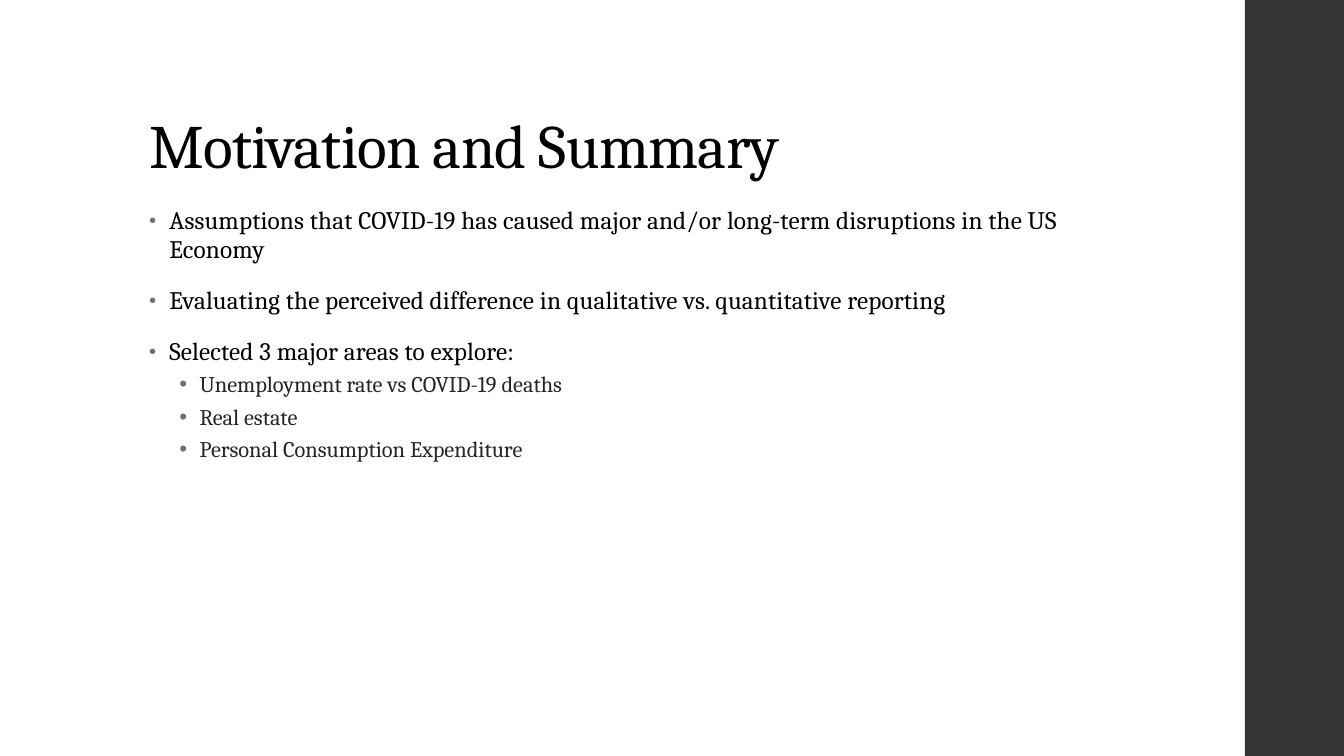
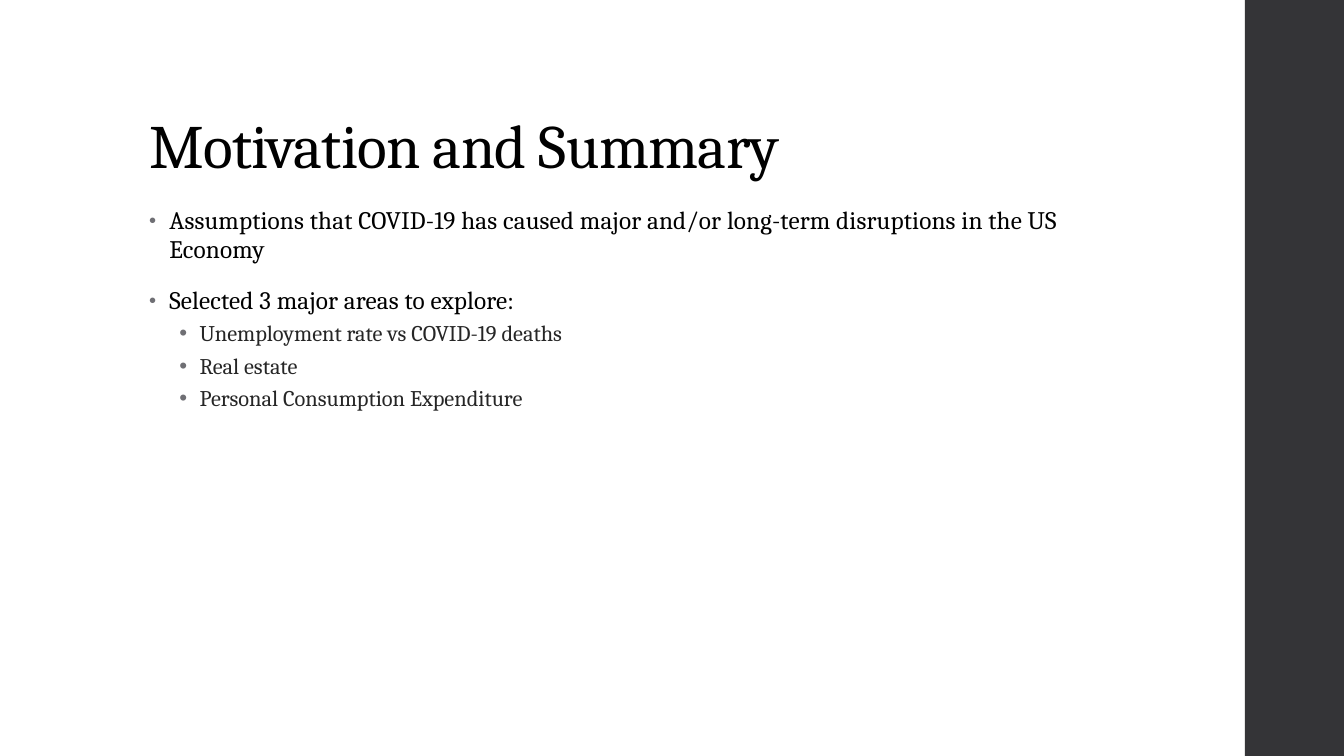
Before and after one commit to priscilla-wong/Project_1, a slide deck: slide 2 of Project_1_Slides.pptx. Drawn at 1344x756 pixels with LibreOffice and Linux fonts; fonts in the diff are those of the drawing. Boxes give left, top, right and bottom in pixels: in the first picture for what was removed or moved away, otherwise in the second. Text is boxed around its words. In the diff, an @@ line names an element or a change of style, - is before the commit and + after.

Commit message:
editing slides

```diff
--- a/Project_1_Slides.pptx
+++ b/Project_1_Slides.pptx
@@ text at <box>169,291,945,315</box>: paragraph removed @@
-• Evaluating the perceived difference in qualitative vs. quantitative reporting
```
